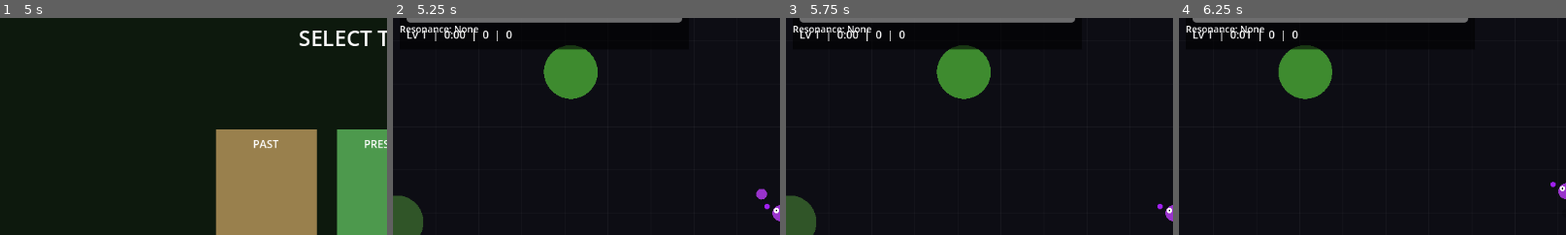
Above: before the commit, frames 1-4 (left to right).
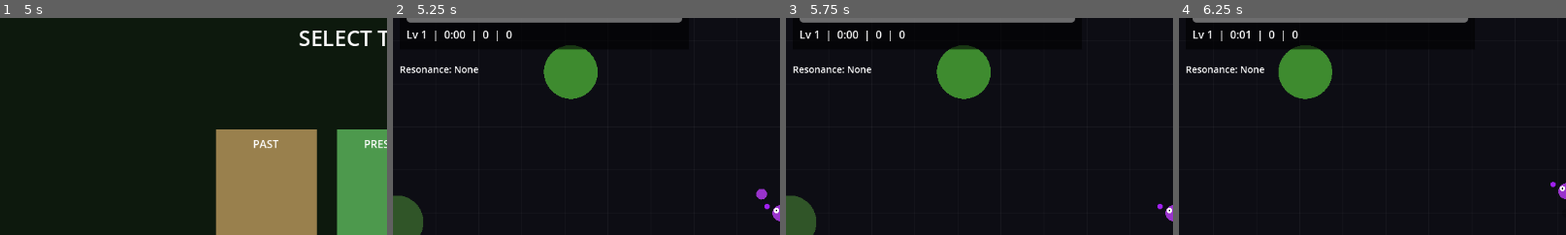
Above: after the commit, the same moments.

Repository: buiminhkhang621-cmyk/Game-with-Thong
Game: Godot game, scene res://scenes/Main.tscn
Same seed, same stepped clock (60 frames per second), same inputs: the game is played once before the commit and once after it.
Inputs:
- Up to frame 1 (5 s): click "PLAY" at 0.5 s; click "Berserker" at 1.25 s; click "Vanguard" at 2 s; click "Assassin" at 2.75 s; click "Void Mage" at 3.5 s; click "MANIFEST" at 4.25 s
- Up to frame 2 (5.25 s): click "SELECT" at 5 s
- Up to frame 3 (5.75 s): no input
- Up to frame 4 (6.25 s): tap Enter at 5.75 s; hold D from 5.78 s (still down); tap Space at 6.02 s
The pictures show only the part of the screen within x 0-50%, y 5-55%; the shares and areas given below are measured in that part.

Frame 1 is identical in both runs. In frame 2, 0.8% of the frame differs, in the area x 1-23%, y 3-26%; in frame 3, 0.8%; in frame 4, 0.8%.

Commit message:
fixed hud, elements' interaction, and adjusted some specs

Diff:
--- a/scripts/Background.gd
+++ b/scripts/Background.gd
@@ -18,13 +18,18 @@
 		obs.color = Color(randf_range(0.1, 0.3), randf_range(0.3, 0.6), randf_range(0.1, 0.3))
 		add_child(obs)
 
-	# Spawn some Rune Fountains
-	for i in range(15):
-		var fountain = Node2D.new()
+	# Spawn exact 4 Rune Fountains
+	var elements = ["lightning", "ice", "dark", "void"]
+	for i in range(4):
+		var fountain = Area2D.new()
 		fountain.set_script(load("res://scripts/RuneFountain.gd"))
-		fountain.global_position = Vector2(randf_range(-2000, 2000), randf_range(-2000, 2000))
-		if fountain.global_position.length() < 300.0:
-			continue
+
+		# Ensure they are somewhat spread out and not too close to center
+		var r = randf_range(800, 2000)
+		var a = randf_range(0, TAU)
+		fountain.global_position = Vector2(cos(a) * r, sin(a) * r)
+
+		fountain.rune_type = elements[i]
 		add_child(fountain)
 
 func _process(_delta: float) -> void:
--- a/scripts/GameManager.gd
+++ b/scripts/GameManager.gd
@@ -53,6 +53,7 @@
 var collected_vong: Array = []
 var collected_net: Array = []
 var crafted_spells: Array = []
+var unlocked_runes: Array = []
 
 var available_vong: Array = ["Guardian", "Warden"]
 var available_net: Array = ["Split", "Chase"]
@@ -115,6 +116,8 @@
 		player._effective_max_hp = player.base_max_hp
 		hp_changed.emit(player.hp, player._effective_max_hp)
 
+	unlocked_runes.clear()
+
 	get_tree().paused = false
 
 	var start_weapon_path = ""
@@ -127,7 +130,7 @@
 	if start_weapon_path != "":
 		var w = load(start_weapon_path)
 		if w:
-			var max_runes = 2 if class_id == "void_mage" else 1
+			var max_runes = 2
 			active_skills.append({"data": w, "level": 1, "runes": [], "max_runes": max_runes})
 
 	level_changed.emit(level)
@@ -283,6 +286,15 @@
 				"desc": "Increases active skill stats.",
 			})
 
+		if s.runes.size() < s.max_runes:
+			for rune in unlocked_runes:
+				if not s.runes.has(rune):
+					pool.append({
+						"weight": 2, "type": "equip_rune", "skill_id": s.data.id, "rune_type": rune,
+						"tag": "Imbue", "title": s.data.display_name + " + " + rune.capitalize(),
+						"desc": "Imbue " + rune.capitalize() + " into " + s.data.display_name
+					})
+
 	if active_skills.size() < MAX_ACTIVE_SLOTS:
 		for data in available_active_skills:
 			if not _has_active(data.id):
@@ -372,7 +384,7 @@
 		"new_active":
 			var data := _find_active(choice.skill_id)
 			if data:
-				var max_runes = 2 if current_class == "void_mage" else 1
+				var max_runes = 2
 				active_skills.append({"data": data, "level": 1, "runes": [], "max_runes": max_runes})
 		"upgrade_passive":
 			passive_levels[choice.passive_id] = passive_levels.get(choice.passive_id, 0) + 1
@@ -393,7 +405,7 @@
 		if total_passives >= 15:
 			# Tier 3: +1 Rune slot for all
 			for s in active_skills:
-				var base_max = 2 if current_class == "void_mage" else 1
+				var base_max = 2
 				s.max_runes = base_max + 1
 
 	if pending_level_ups > 0:
--- a/scripts/HUD.gd
+++ b/scripts/HUD.gd
@@ -19,7 +19,7 @@
 	GameManager.run_time_changed.connect(_on_time_changed)
 
 	spell_info_label = Label.new()
-	spell_info_label.position = Vector2(10, 40)
+	spell_info_label.position = Vector2(10, 100)
 	spell_info_label.add_theme_font_size_override("font_size", 14)
 	add_child(spell_info_label)
 
--- a/scripts/RuneFountain.gd
+++ b/scripts/RuneFountain.gd
@@ -32,17 +32,9 @@
 	if used or not body is Player:
 		return
 
-	# Try to give the rune to an active skill
-	var given = false
-	var active_skills = GameManager.active_skills
-	for s in active_skills:
-		if s.has("runes") and s.runes.size() < s.max_runes and not s.runes.has(rune_type):
-			s.runes.append(rune_type)
-			given = true
-			print("Imbued ", s.data.display_name, " with ", rune_type)
-			break
-
-	if given:
+	if not GameManager.unlocked_runes.has(rune_type):
+		GameManager.unlocked_runes.append(rune_type)
+		print("Unlocked rune element: ", rune_type)
 		used = true
 		queue_redraw()
 		label.text = "Empty"
--- a/scripts/SkillController.gd
+++ b/scripts/SkillController.gd
@@ -68,7 +68,6 @@
 		var net = spell.net
 
 		var t = Time.get_ticks_msec() / 1000.0
-		var cd = 2.0 # Default cd for crafted spells
 		var last = _spell_cooldowns.get(i, 0.0)
 
 		var should_fire = false
@@ -162,7 +161,8 @@
 	var proj = PROJECTILE_SCENE.instantiate()
 	get_tree().current_scene.add_child(proj)
 	proj.global_position = player.global_position
-	proj.setup(dir * data.projectile_speed, dmg, data.color)
+	var r = s_dict.runes if s_dict.has("runes") else []
+	proj.setup(dir * data.projectile_speed, dmg, data.color, r)
 
 
 func _fire_nova(s_dict: Dictionary, data: SkillData, level: int) -> void:
@@ -183,7 +183,8 @@
 		var proj = PROJECTILE_SCENE.instantiate()
 		get_tree().current_scene.add_child(proj)
 		proj.global_position = player.global_position
-		proj.setup(dir * data.projectile_speed, dmg, data.color)
+		var r = s_dict.runes if s_dict.has("runes") else []
+		proj.setup(dir * data.projectile_speed, dmg, data.color, r)
 
 func _fire_aoe(s_dict: Dictionary, data: SkillData, level: int) -> void:
 	var t := Time.get_ticks_msec() / 1000.0
@@ -232,7 +233,8 @@
 	axe.set_script(load("res://scripts/ThrowingAxe.gd"))
 	get_tree().current_scene.add_child(axe)
 	axe.global_position = player.global_position
-	axe.setup(dir * data.projectile_speed, dmg, data.color, axe_empowered, self)
+	var r = s_dict.runes if s_dict.has("runes") else []
+	axe.setup(dir * data.projectile_speed, dmg, data.color, axe_empowered, self, r)
 
 	axe_empowered = false # Reset after throw
 
@@ -321,7 +323,7 @@
 			best = e
 	return best
 
-func _fire_lightning(s: Dictionary, data: SkillData, level: int) -> void:
+func _fire_lightning(_s: Dictionary, data: SkillData, level: int) -> void:
 	var last: float = _last_fire_time.get(data.id, 0.0)
 	var t := Time.get_ticks_msec() / 1000.0
 	var cd: float = max(0.4, data.base_cooldown - level * 0.11) * (1.0 - GameManager.passive_value("cooldown"))
@@ -364,7 +366,7 @@
 	# Store for drawing
 	_lightning_visuals.append({"path": path, "time": 0.2, "color": data.color})
 
-func _fire_earthquake(s: Dictionary, data: SkillData, level: int) -> void:
+func _fire_earthquake(_s: Dictionary, data: SkillData, level: int) -> void:
 	var last: float = _last_fire_time.get(data.id, 0.0)
 	var t := Time.get_ticks_msec() / 1000.0
 	var cd: float = max(0.8, data.base_cooldown - level * 0.2) * (1.0 - GameManager.passive_value("cooldown"))
Not shown: 1 places in scenes/DeathParticle.tscn that only renumber resources
Not shown: 1 places in scenes/Obstacle.tscn that only renumber resources
